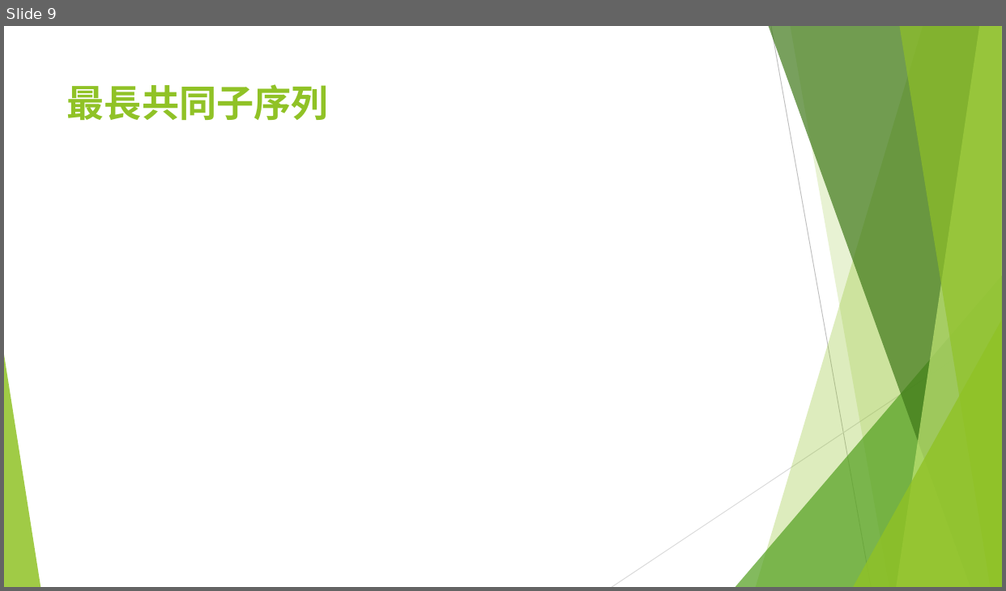
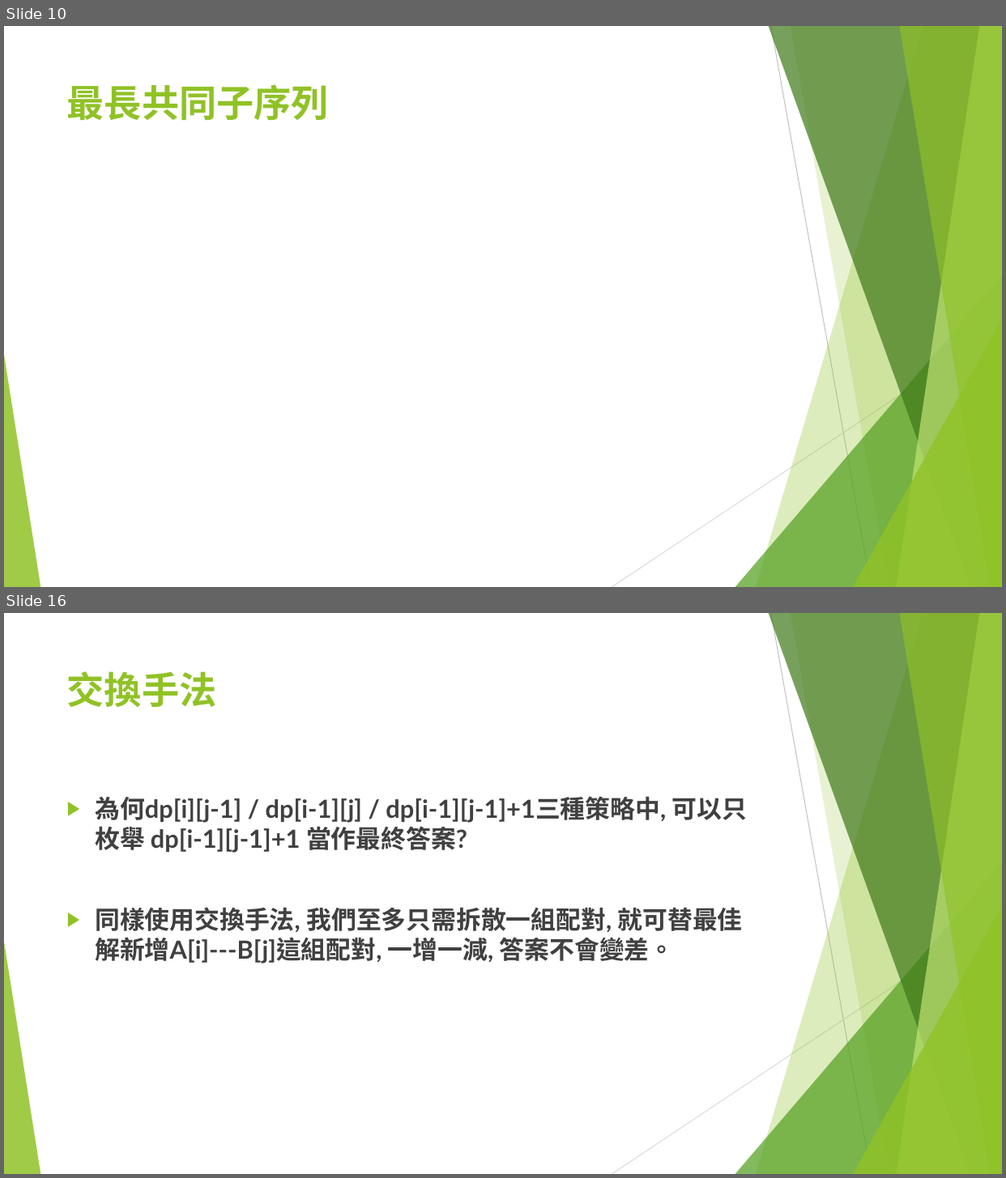
Before and after one commit to S920105123/DP2, a slide deck: presentation/進階動態規劃.pptx. Shown one above the other, each under a label of ours: slide 9 before the commit, slides 10 and 16 after it; the slides between them are not shown. The pictures are 1006x591 and 1006x1178 pixels, drawn with LibreOffice and Linux fonts; fonts in the diff are those of the drawing; grey boxes stand for pictures. Boxes give left, top, right and bottom in pixels: in the first picture for what was removed or moved away, otherwise in the second. Text is boxed around its words. In the diff, an @@ line names an element or a change of style, - is before the commit and + after.

```diff
--- a/presentation/進階動態規劃.pptx
+++ b/presentation/進階動態規劃.pptx
@@ slide 16 added at (4, 613, 1002, 1174), background #FFFFFF; not listed: 10 template elements that a slide beside it also shows @@
@@ title added at (67, 671, 217, 707), 36 pt, text #90C226, bold @@
+交換手法
@@ text added at (95, 796, 747, 964), 24 pt, text #404040, bold @@
+▶ 為何dp[i][j-1] / dp[i-1][j] / dp[i-1][j-1]+1三種策略中, 可以只枚舉 dp[i-1][j-1]+1 當作最終答案?
+▶ 同樣使用交換手法, 我們至多只需拆散一組配對, 就可替最佳解新增A[i]---B[j]這組配對, 一增一減, 答案不會變差。
@@ what was slide 9 is now slide 10 @@
```
Also in this commit, not shown: 2 slides changed, 20 other slides added.
